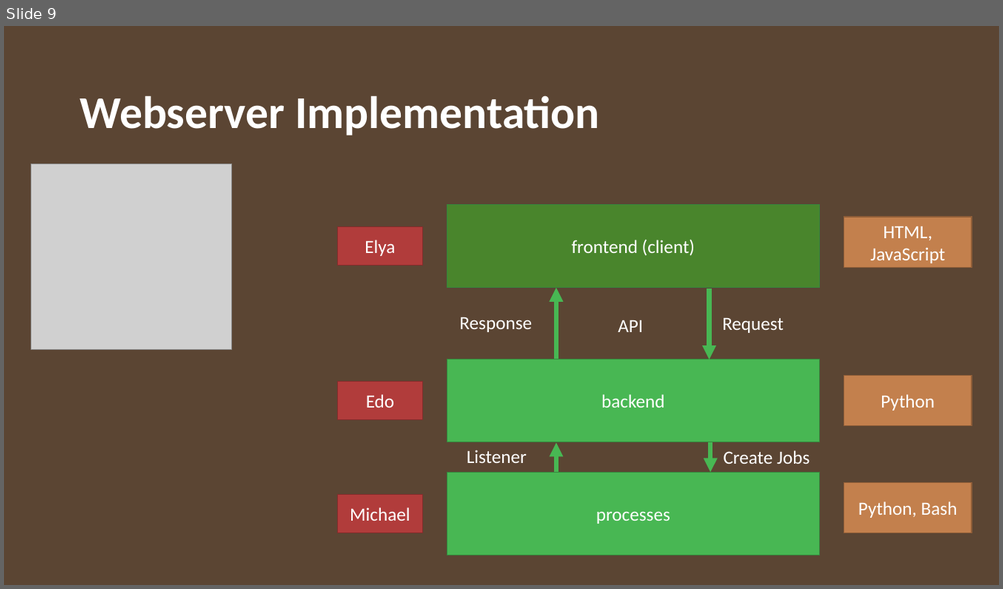
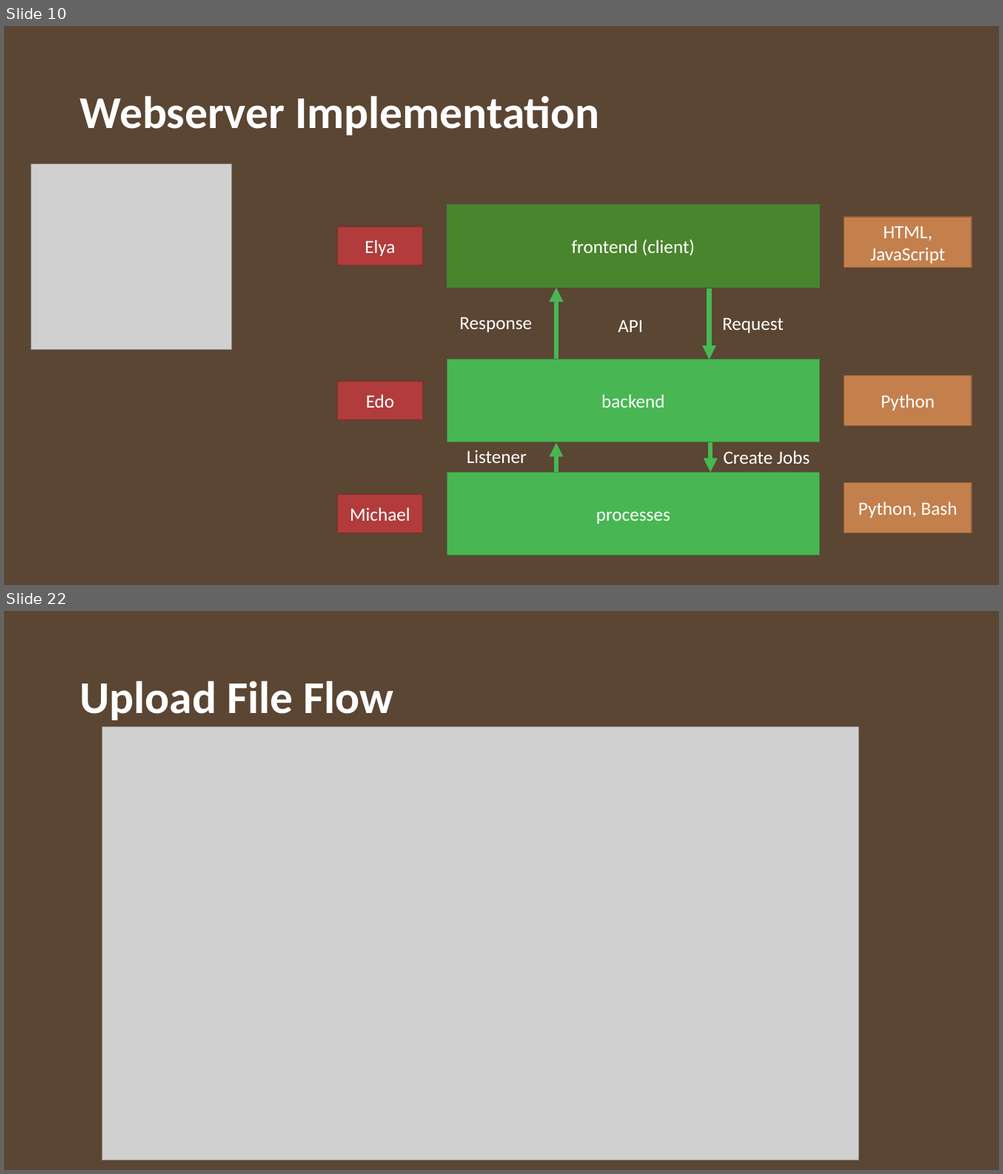
Before and after one commit to JuanParker1/NgsReadClearEngine, a slide deck: design/GenomeFltr_Server_1.pptx. Shown one above the other, each under a label of ours: slide 9 before the commit, slides 10 and 22 after it; the slides between them are not shown. The pictures are 1003x589 and 1003x1174 pixels, drawn with LibreOffice and Linux fonts; fonts in the diff are those of the drawing; grey boxes stand for pictures; background and template pictures are left out. Boxes give left, top, right and bottom in pixels: in the first picture for what was removed or moved away, otherwise in the second. Text is boxed around its words. In the diff, an @@ line names an element or a change of style, - is before the commit and + after.

```diff
--- a/design/GenomeFltr_Server_1.pptx
+++ b/design/GenomeFltr_Server_1.pptx
@@ slide 22 added at (4, 611, 999, 1170), background #FFFFFF; not listed: 1 template element that a slide beside it also shows @@
@@ title added at (79, 681, 393, 721), 44 pt, text #FFFFFF, bold @@
+Upload File Flow
@@ picture added at (102, 726, 859, 1161) @@
@@ what was slide 9 is now slide 10 @@
```
Also in this commit, not shown: 2 slides changed, 14 other slides added, 1 slide removed, 1 other file.
